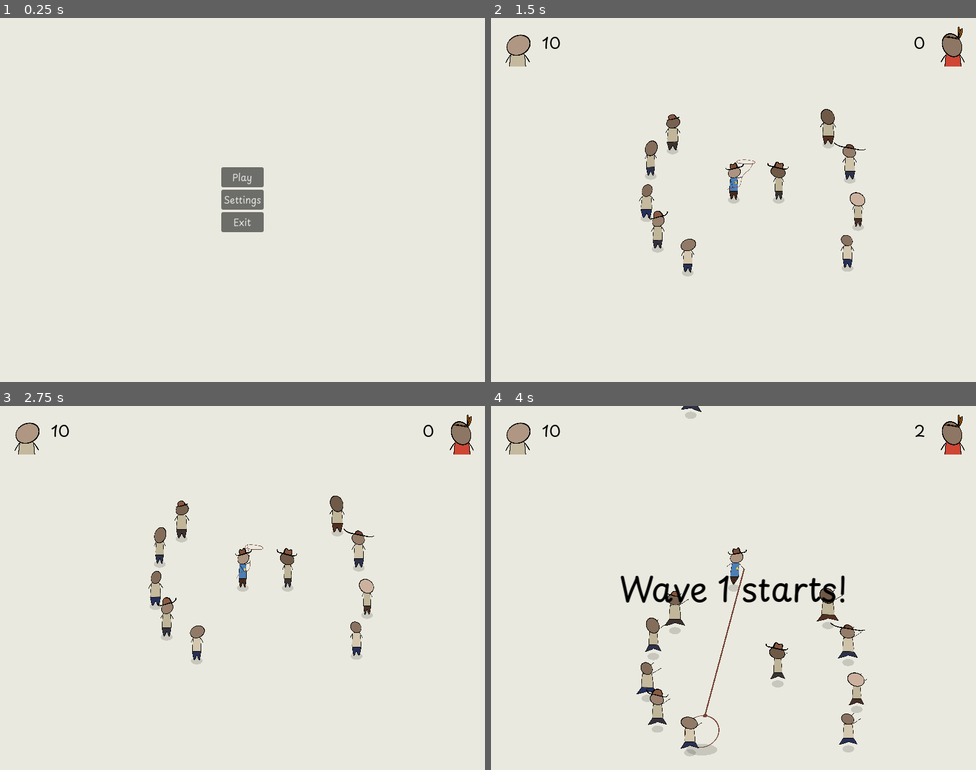
Above: before the commit, frames 1-4 (two rows, left to right).
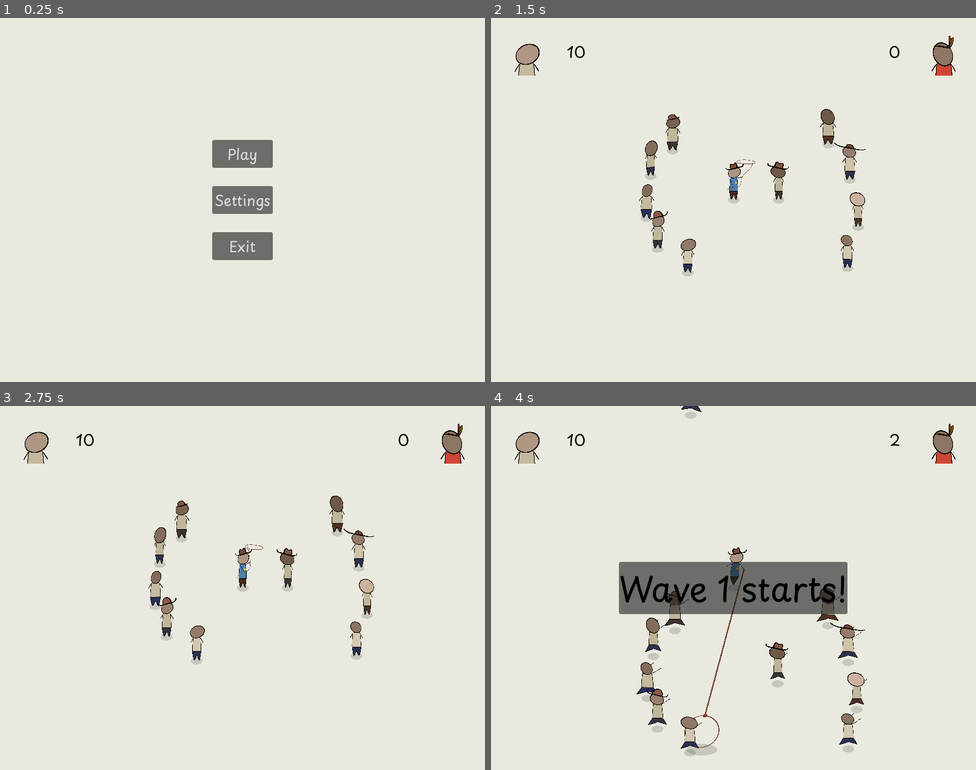
Above: after the commit, the same moments.

Repository: martindzejky/gmtk2025
Game: Godot game, scene res://main_menu.tscn
Same seed, same stepped clock (60 frames per second), same inputs: the game is played once before the commit and once after it.
Inputs (mouse positions are in pixels of both pictures, inside the frame that each line leads up to):
- Up to frame 1 (0.25 s): no input
- Up to frame 2 (1.5 s): click "Play" at 0.5 s; move the mouse to (840, 181) at 1.27 s; hold D (move_right) from 1.28 s (still down); tap Shift (dash) at 1.35 s
- Up to frame 3 (2.75 s): move the mouse to (145, 606) at 2.02 s; release D (move_right) at 2.03 s; hold S (move_down) from 2.03 s (still down); click (145, 606) at 2.1 s
- Up to frame 4 (4 s): move the mouse to (782, 507) at 2.77 s; release S (move_down) at 2.78 s; hold D (move_right) 2.78-3.53 s; tap Shift (dash) at 2.85 s; move the mouse to (709, 660) at 3.52 s; hold W (move_up) from 3.53 s (still down); click (709, 660) at 3.6 s

The runs differ from the first frame. In frame 1, 3.2% of the frame differs, in the area x 43-57%, y 33-67%; in frame 2, 1.2%; in frame 3, 1.2%; in frame 4, 7.1%, in the area x 3-98%, y 2-58%.

Commit message:
default theme

Diff:
--- a/project.godot
+++ b/project.godot
@@ -15,6 +15,10 @@
 run/main_scene="uid://bqwj8b5x4g7c2"
 config/features=PackedStringArray("4.4", "GL Compatibility")
 config/icon="uid://dpnid40fk8abh"
+
+[audio]
+
+buses/default_bus_layout="res://sounds/default_bus_layout.tres"
 
 [autoload]
 
@@ -39,6 +43,7 @@
 [gui]
 
 common/snap_controls_to_pixels=false
+theme/custom="uid://cd6h55fs5yde4"
 theme/custom_font="uid://q6nkrkl8lof"
 
 [input]
--- /dev/null
+++ b/ui/default_theme.tres
@@ -0,0 +1,16 @@
+[gd_resource type="Theme" load_steps=2 format=3 uid="uid://cd6h55fs5yde4"]
+
+[ext_resource type="FontVariation" uid="uid://q6nkrkl8lof" path="res://font/default_font.tres" id="1_vos2p"]
+
+[resource]
+default_font = ExtResource("1_vos2p")
+default_font_size = 24
+BoxContainer/constants/separation = 30
+FlowContainer/constants/h_separation = 30
+FlowContainer/constants/v_separation = 30
+GridContainer/constants/h_separation = 30
+GridContainer/constants/v_separation = 30
+MarginContainer/constants/margin_bottom = 15
+MarginContainer/constants/margin_left = 15
+MarginContainer/constants/margin_right = 15
+MarginContainer/constants/margin_top = 15
--- a/ui/game_ui.tscn
+++ b/ui/game_ui.tscn
@@ -1,10 +1,10 @@
-[gd_scene load_steps=11 format=3 uid="uid://b0kknoieqv00y"]
+[gd_scene load_steps=9 format=3 uid="uid://b0kknoieqv00y"]
 
 [ext_resource type="PackedScene" uid="uid://dur5dy1hc4dca" path="res://objects/dude.tscn" id="1_ikrwb"]
 [ext_resource type="Script" uid="uid://bfjsrwamxppb5" path="res://scripts/folks_counter.gd" id="2_bdxks"]
 [ext_resource type="Script" uid="uid://b35why1f3p57s" path="res://scripts/enemies_counter.gd" id="3_n5pun"]
-[ext_resource type="Script" uid="uid://cx4cd4ol2av6" path="res://scripts/wave_starts_ui.gd" id="4_rwahy"]
-[ext_resource type="Script" uid="uid://krgk8v3b2d3l" path="res://scripts/wave_ends.gd" id="5_gnu5t"]
+[ext_resource type="PackedScene" uid="uid://vhclt4iutlt4" path="res://ui/wave_starts.tscn" id="4_3vkek"]
+[ext_resource type="PackedScene" uid="uid://bgi84q7l4o2lp" path="res://ui/wave_ends.tscn" id="5_xh48a"]
 
 [sub_resource type="Gradient" id="Gradient_iikrv"]
 colors = PackedColorArray(0.71094, 0.675425, 0.555555, 1, 0.887922, 0.827973, 0.746662, 1)
@@ -15,14 +15,6 @@
 
 [sub_resource type="Gradient" id="Gradient_fekgo"]
 colors = PackedColorArray(0.856869, 0.279472, 0.265211, 1, 0.701292, 0.259397, 0.058602, 1)
-
-[sub_resource type="LabelSettings" id="LabelSettings_wueab"]
-font_size = 56
-font_color = Color(0, 0, 0, 1)
-
-[sub_resource type="LabelSettings" id="LabelSettings_a884e"]
-font_size = 32
-font_color = Color(0, 0, 0, 1)
 
 [node name="ui" type="CanvasLayer"]
 layer = 10
@@ -88,100 +80,10 @@
 bandana_chance = 1.0
 frozen = true
 
-[node name="wave_starts" type="CenterContainer" parent="root" node_paths=PackedStringArray("display_timer", "text")]
+[node name="wave_starts" parent="root" instance=ExtResource("4_3vkek")]
 visible = false
 layout_mode = 1
-anchors_preset = 15
-anchor_right = 1.0
-anchor_bottom = 1.0
-grow_horizontal = 2
-grow_vertical = 2
-script = ExtResource("4_rwahy")
-display_timer = NodePath("display_timer")
-text = NodePath("panel/center/text")
 
-[node name="display_timer" type="Timer" parent="root/wave_starts"]
-wait_time = 2.0
-one_shot = true
-
-[node name="panel" type="Panel" parent="root/wave_starts"]
-layout_mode = 2
-
-[node name="center" type="CenterContainer" parent="root/wave_starts/panel"]
-layout_mode = 1
-anchors_preset = 15
-anchor_right = 1.0
-anchor_bottom = 1.0
-grow_horizontal = 2
-grow_vertical = 2
-
-[node name="text" type="Label" parent="root/wave_starts/panel/center"]
-layout_mode = 2
-text = "Wave 1 starts!"
-label_settings = SubResource("LabelSettings_wueab")
-horizontal_alignment = 1
-vertical_alignment = 1
-
-[node name="wave_ends" type="CenterContainer" parent="root" node_paths=PackedStringArray("text")]
-process_mode = 3
+[node name="wave_ends" parent="root" instance=ExtResource("5_xh48a")]
 visible = false
 layout_mode = 1
-anchors_preset = 15
-anchor_right = 1.0
-anchor_bottom = 1.0
-grow_horizontal = 2
-grow_vertical = 2
-script = ExtResource("5_gnu5t")
-text = NodePath("panel/center/container/title")
-
-[node name="panel" type="Panel" parent="root/wave_ends"]
-layout_mode = 2
-
-[node name="center" type="CenterContainer" parent="root/wave_ends/panel"]
-layout_mode = 1
-anchors_preset = 15
-anchor_right = 1.0
-anchor_bottom = 1.0
-grow_horizontal = 2
-grow_vertical = 2
-
-[node name="container" type="VBoxContainer" parent="root/wave_ends/panel/center"]
-layout_mode = 2
-
-[node name="title" type="Label" parent="root/wave_ends/panel/center/container"]
-layout_mode = 2
-text = "Wave 1 complete!"
-label_settings = SubResource("LabelSettings_wueab")
-horizontal_alignment = 1
-vertical_alignment = 1
-
-[node name="subtitle" type="Label" parent="root/wave_ends/panel/center/container"]
-layout_mode = 2
-text = "Choose an upgrade"
-label_settings = SubResource("LabelSettings_a884e")
-horizontal_alignment = 1
-vertical_alignment = 1
-
-[node name="upgrades" type="HBoxContainer" parent="root/wave_ends/panel/center/container"]
-layout_mode = 2
-alignment = 1
-
-[node name="upgrade_0" type="Button" parent="root/wave_ends/panel/center/container/upgrades"]
-layout_mode = 2
-
-[node name="upgrade_1" type="Button" parent="root/wave_ends/panel/center/container/upgrades"]
-layout_mode = 2
-
-[node name="upgrade_2" type="Button" parent="root/wave_ends/panel/center/container/upgrades"]
-layout_mode = 2
-
-[node name="spacing" type="Control" parent="root/wave_ends/panel/center/container"]
-custom_minimum_size = Vector2(0, 40)
-layout_mode = 2
-
-[node name="continue" type="Button" parent="root/wave_ends/panel/center/container"]
-layout_mode = 2
-text = "Continue"
-
-[connection signal="timeout" from="root/wave_starts/display_timer" to="root/wave_starts" method="_on_display_timer_timeout"]
-[connection signal="pressed" from="root/wave_ends/panel/center/container/continue" to="root/wave_ends" method="_on_continue_pressed"]
--- /dev/null
+++ b/ui/wave_ends.tscn
@@ -0,0 +1,70 @@
+[gd_scene load_steps=4 format=3 uid="uid://bgi84q7l4o2lp"]
+
+[ext_resource type="Script" uid="uid://krgk8v3b2d3l" path="res://scripts/wave_ends.gd" id="1_bqo52"]
+
+[sub_resource type="LabelSettings" id="LabelSettings_wueab"]
+font_size = 56
+font_color = Color(0, 0, 0, 1)
+
+[sub_resource type="LabelSettings" id="LabelSettings_a884e"]
+font_size = 32
+font_color = Color(0, 0, 0, 1)
+
+[node name="wave_ends" type="CenterContainer" node_paths=PackedStringArray("text")]
+process_mode = 3
+anchors_preset = 15
+anchor_right = 1.0
+anchor_bottom = 1.0
+grow_horizontal = 2
+grow_vertical = 2
+script = ExtResource("1_bqo52")
+text = NodePath("panel/center/container/title")
+
+[node name="panel" type="PanelContainer" parent="."]
+layout_mode = 2
+
+[node name="center" type="CenterContainer" parent="panel"]
+layout_mode = 2
+
+[node name="container" type="VBoxContainer" parent="panel/center"]
+layout_mode = 2
+
+[node name="title" type="Label" parent="panel/center/container"]
+layout_mode = 2
+text = "Wave 1 complete!"
+label_settings = SubResource("LabelSettings_wueab")
+horizontal_alignment = 1
+vertical_alignment = 1
+
+[node name="subtitle" type="Label" parent="panel/center/container"]
+layout_mode = 2
+text = "Choose an upgrade"
+label_settings = SubResource("LabelSettings_a884e")
+horizontal_alignment = 1
+vertical_alignment = 1
+
+[node name="upgrades" type="HBoxContainer" parent="panel/center/container"]
+layout_mode = 2
+alignment = 1
+
+[node name="upgrade_0" type="Button" parent="panel/center/container/upgrades"]
+layout_mode = 2
+text = "1"
+
+[node name="upgrade_1" type="Button" parent="panel/center/container/upgrades"]
+layout_mode = 2
+text = "2"
+
+[node name="upgrade_2" type="Button" parent="panel/center/container/upgrades"]
+layout_mode = 2
+text = "3"
+
+[node name="spacing" type="Control" parent="panel/center/container"]
+custom_minimum_size = Vector2(0, 40)
+layout_mode = 2
+
+[node name="continue" type="Button" parent="panel/center/container"]
+layout_mode = 2
+text = "Continue"
+
+[connection signal="pressed" from="panel/center/container/continue" to="." method="_on_continue_pressed"]
--- /dev/null
+++ b/ui/wave_starts.tscn
@@ -0,0 +1,36 @@
+[gd_scene load_steps=3 format=3 uid="uid://vhclt4iutlt4"]
+
+[ext_resource type="Script" uid="uid://cx4cd4ol2av6" path="res://scripts/wave_starts_ui.gd" id="1_7to7k"]
+
+[sub_resource type="LabelSettings" id="LabelSettings_wueab"]
+font_size = 56
+font_color = Color(0, 0, 0, 1)
+
+[node name="wave_starts" type="CenterContainer" node_paths=PackedStringArray("display_timer", "text")]
+anchors_preset = 15
+anchor_right = 1.0
+anchor_bottom = 1.0
+grow_horizontal = 2
+grow_vertical = 2
+script = ExtResource("1_7to7k")
+display_timer = NodePath("display_timer")
+text = NodePath("panel/center/text")
+
+[node name="display_timer" type="Timer" parent="."]
+wait_time = 2.0
+one_shot = true
+
+[node name="panel" type="PanelContainer" parent="."]
+layout_mode = 2
+
+[node name="center" type="CenterContainer" parent="panel"]
+layout_mode = 2
+
+[node name="text" type="Label" parent="panel/center"]
+layout_mode = 2
+text = "Wave 1 starts!"
+label_settings = SubResource("LabelSettings_wueab")
+horizontal_alignment = 1
+vertical_alignment = 1
+
+[connection signal="timeout" from="display_timer" to="." method="_on_display_timer_timeout"]
Renamed: default_bus_layout.tres -> sounds/default_bus_layout.tres
